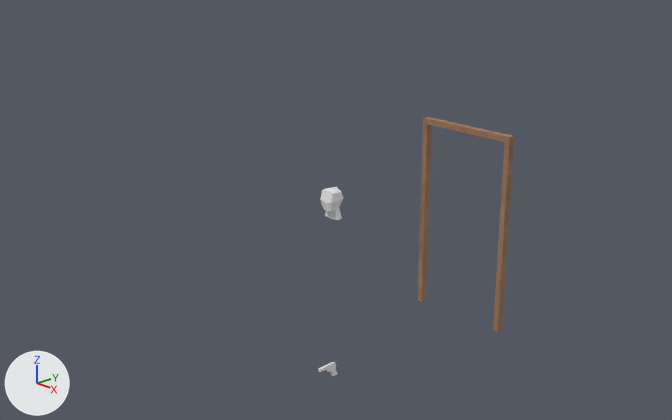
Renders of the Blender file Assets/Objects/objects.blend from each side of a commit.
Camera for both pictures: a 50 mm lens placed at (6.23, -5.85, 4.72), pointed at (-0.06, 0.09, 1.73). Lighting does not change. The marker at lower left points along +X, +Y and +Z.

Objects in the first picture: 'Door Frame', 'Gun', 'Head'.
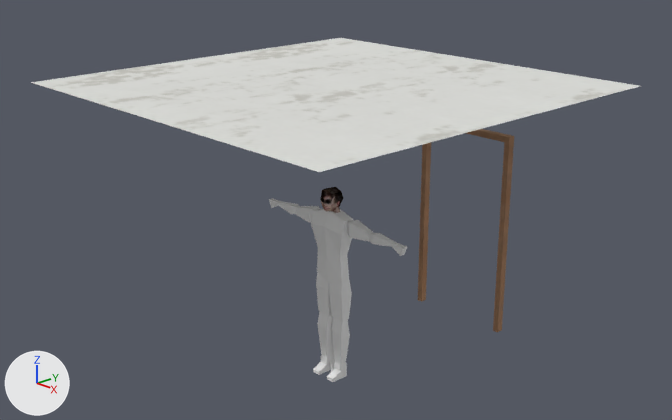
Location of each change, [x1, y1, x2, y2] in pixels of the pictures (672 x 420 px):
```json
{"object": "Simple Ceiling", "change": "shown", "after": [31, 38, 639, 172]}
{"object": "Body", "change": "shown", "after": [269, 198, 407, 382]}
{"object": "Cube.002", "change": "added", "after": [327, 312, 335, 371]}
{"object": "Gun", "change": "hidden", "before": [318, 362, 337, 376]}
{"part": 1, "of": "me_cube_017", "change": "recoloured", "before": [320, 187, 343, 213], "after": [320, 187, 343, 213]}
```

Edits to the scene script, one JSON object a line:
```json
{"op": "add", "block": "img_face1_png", "code": ["img_face1_png = load_image('Face1.png', '../Textures/Face1.png', 128, 128, 'sRGB')"]}
{"op": "add", "block": "mat_head1", "code": ["mat_head1 = principled_material('Head1')", "mat_head1.texture = img_face1_png", "mat_head1.roughness = 0.0", "mat_head1.specular_ior_level = 0.0"]}
{"block": "me_cube_017", "where": "# used by ob_head; location = (0.0, 0.0, 1.483); scale = (1.06, 1.06, 1.06)"}
{"op": "remove", "block": "me_cube_017", "code": "me_cube_017.from_pydata(...)  # 33 vertices, 33 faces; spans x -0.087..0.087, y -0.112..0.059, z 0.199..0.492"}
{"op": "add", "block": "me_cube_017", "code": "me_cube_017.from_pydata(...)  # 32 vertices, 28 faces; spans x -0.087..0.087, y -0.112..0.059, z 0.199..0.492"}
{"block": "me_cube_017", "change": "me_cube_017 part 1: 28 faces spanning x -0.087..0.087, y -0.112..0.059, z 0.199..0.492 switch from no material to mat_head1 (picture img_face1_png)"}
{"op": "add", "block": "me_cube_024", "code": ["me_cube_024 = bpy.data.meshes.new('Cube.024')", "me_cube_024.from_pydata(...)  # 23 vertices, 23 faces; spans x -0.016..0.016, y -0.095..0.027, z -0.076..0.71"]}
{"op": "remove", "block": "ob_simple_ceiling", "code": "ob_simple_ceiling.hide_set(True)"}
{"op": "remove", "block": "ob_body", "code": "ob_body.hide_set(True)"}
{"op": "add", "block": "ob_gun", "code": "ob_gun.hide_set(True)"}
{"op": "add", "block": "ob_cube_002", "code": ["ob_cube_002 = bpy.data.objects.new('Cube.002', me_cube_024)", "ob_cube_002.location = (0.0, 0.0, 0.0)"]}
```
